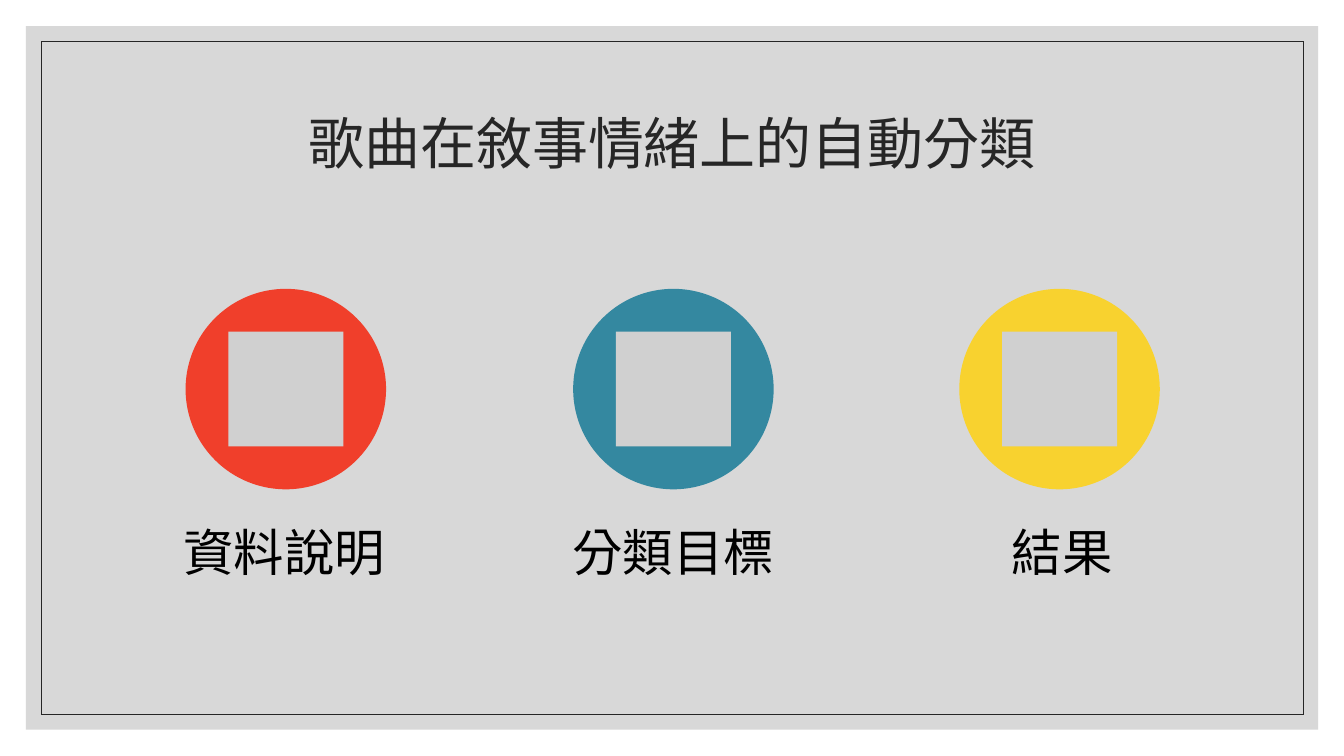
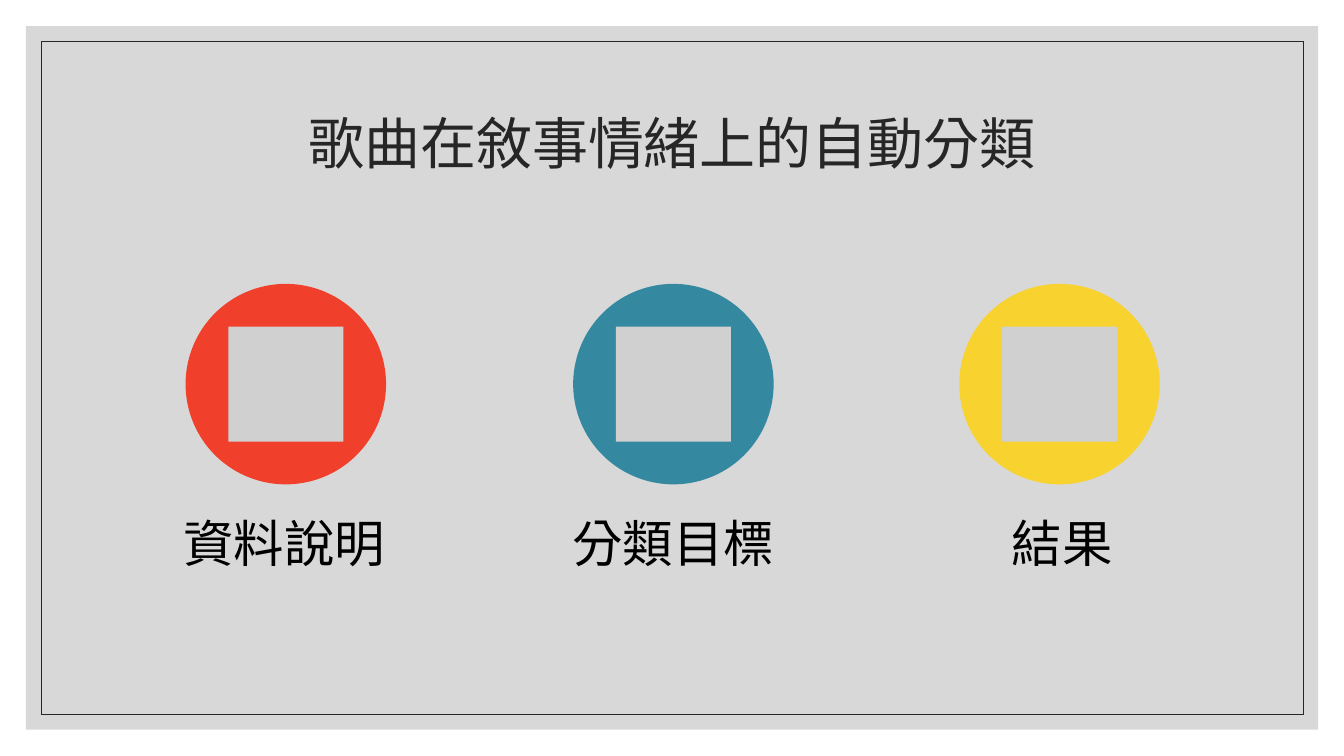
Before and after one commit to 1091-datascience/finalproject-group10, a slide deck: slide 2 of Data Science Final.pptx. Drawn at 1344x756 pixels with LibreOffice and Linux fonts; fonts in the diff are those of the drawing; grey boxes stand for pictures. Boxes give left, top, right and bottom in pixels: in the first picture for what was removed or moved away, otherwise in the second. Text is boxed around its words. In the diff, an @@ line names an element or a change of style, - is before the commit and + after.

```diff
--- a/Data Science Final.pptx
+++ b/Data Science Final.pptx
@@ 3 pictures, 3 ellipses: place and size @@
-3 pictures, 3 ellipses at <box>186,289,1160,490</box>
+3 pictures, 3 ellipses at <box>186,284,1160,485</box>
@@ text "資料說明": place and size @@
-text "資料說明" at <box>184,528,386,575</box>
+text "資料說明" at <box>184,519,386,566</box>
@@ text "分類目標": place and size @@
-text "分類目標" at <box>572,528,774,575</box>
+text "分類目標" at <box>572,519,774,566</box>
@@ text "結果": place and size @@
-text "結果" at <box>1012,528,1113,575</box>
+text "結果" at <box>1012,519,1113,566</box>
```
Also in this commit, not shown: 3 other slides changed, 1 slide added.
